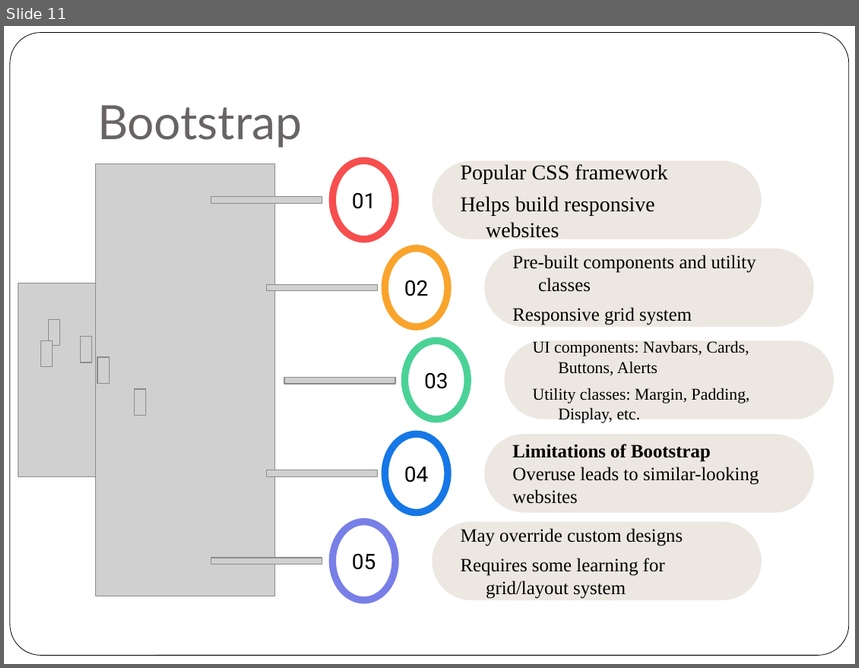
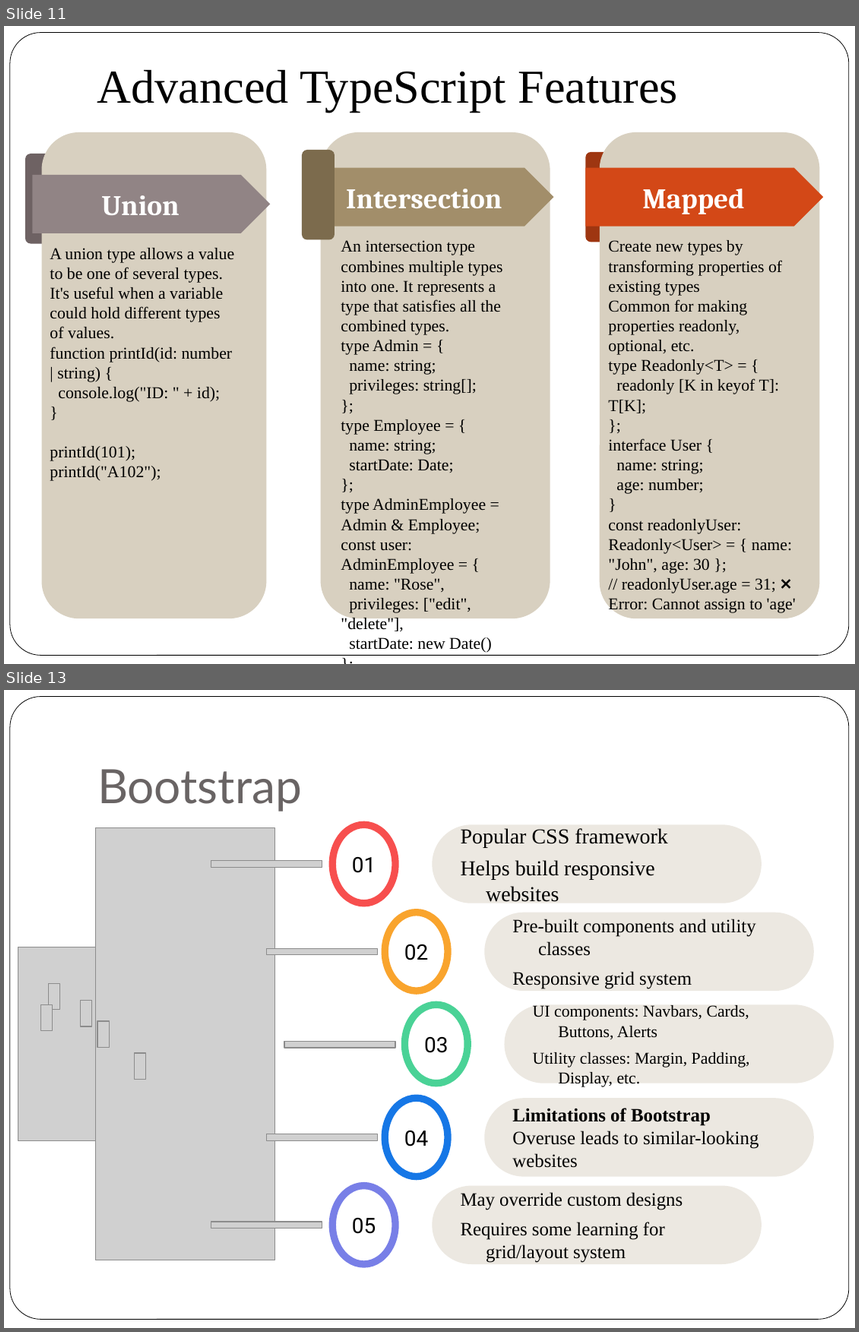
Before and after one commit to rosemarythomas994/VueR-assignment, a slide deck: Presentation Assignment.pptx. Shown one above the other, each under a label of ours: slide 11 before the commit, slides 11 and 13 after it; the slides between them are not shown. The pictures are 859x668 and 859x1332 pixels, drawn with LibreOffice and Linux fonts; fonts in the diff are those of the drawing; grey boxes stand for pictures. Boxes give left, top, right and bottom in pixels: in the first picture for what was removed or moved away, otherwise in the second. Text is boxed around its words. In the diff, an @@ line names an element or a change of style, - is before the commit and + after.

```diff
--- a/Presentation Assignment.pptx
+++ b/Presentation Assignment.pptx
@@ slide 11 added at bbox=[4, 26, 855, 664], background #FFFFFF; not listed: 1 template element that a slide beside it also shows @@
@@ text added at bbox=[97, 69, 678, 112], 40 pt, text #000000 @@
+Advanced TypeScript Features
@@ group added at bbox=[25, 132, 823, 620]: 6 rounded rectangles, 3 pentagon arrows, 1 text @@
+Union
+Intersection
+Mapped
+Create new types by transforming properties of existing types
+Common for making properties readonly, optional, etc.
+type Readonly<T> = {
+readonly [K in keyof T]: T[K];
+};
+interface User {
+name: string;
+age: number;
+}
+const readonlyUser: Readonly<User> = { name: "John", age: 30 };
+// readonlyUser.age = 31; ❌ Error: Cannot assign to 'age'
@@ text added at bbox=[50, 248, 234, 461], 14 pt, text #000000 @@
+A union type allows a value to be one of several types. It's useful when a variable could hold different types of values.
+function printId(id: number | string) {
+console.log("ID: " + id);
+}
+printId(101);
+printId("A102");
@@ text added at bbox=[341, 240, 503, 653], 14 pt, text #000000 @@
+An intersection type combines multiple types into one. It represents a type that satisfies all the combined types.
+type Admin = {
+name: string;
+privileges: string[];
+};
+type Employee = {
+name: string;
+startDate: Date;
+};
+type AdminEmployee = Admin & Employee;
+const user: AdminEmployee = {
+name: "Rose",
+privileges: ["edit", "delete"],
+startDate: new Date()
+};
@@ what was slide 11 is now slide 13 @@
```
Also in this commit, not shown: 1 slide changed, 5 other slides added, 1 slide removed, 41 other files.
